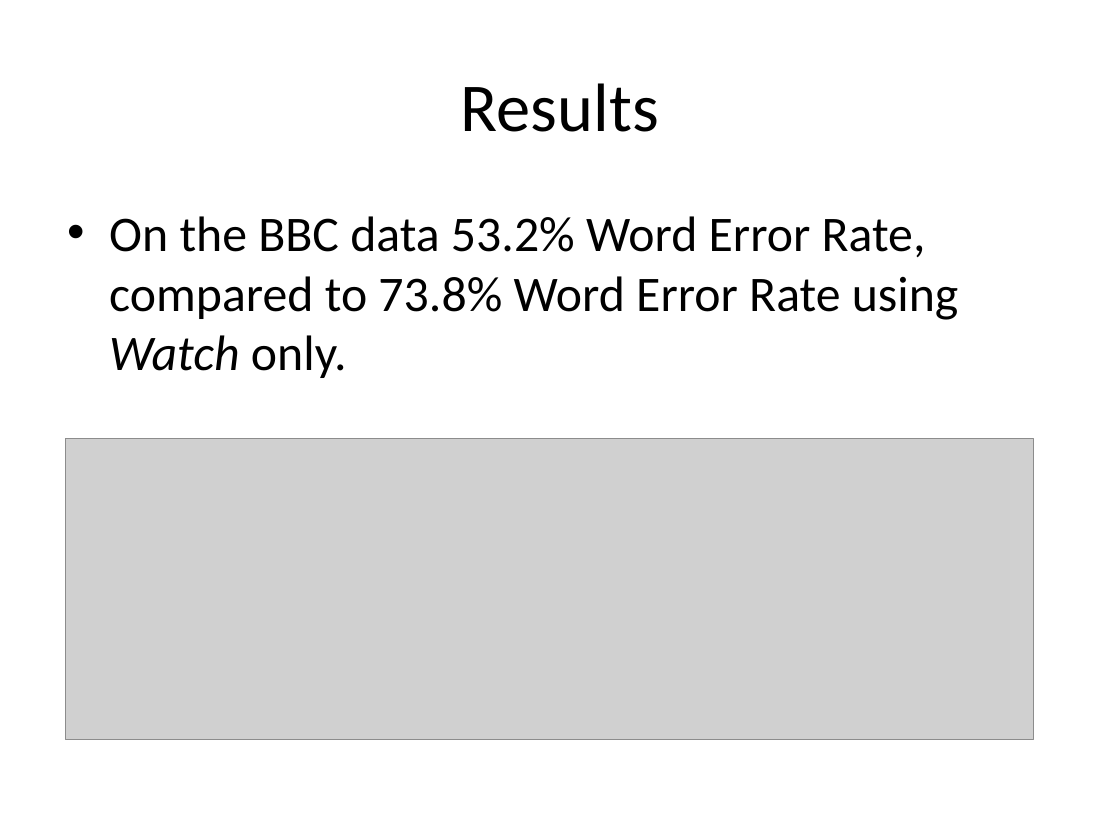
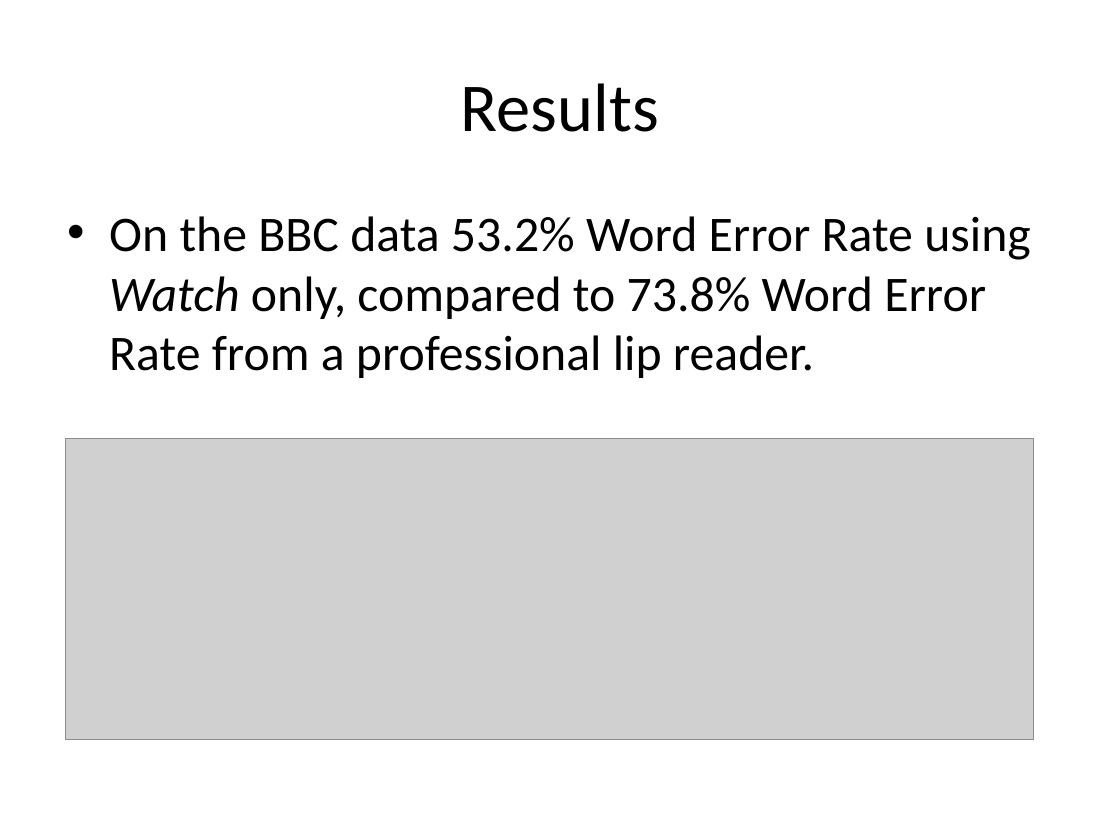
Before and after one commit to michaelwu756/CS35L, a slide deck: slide 11 of hw10/presentation.pptx. Drawn at 1120x840 pixels with LibreOffice and Linux fonts; fonts in the diff are those of the drawing; grey boxes stand for pictures. Boxes give left, top, right and bottom in pixels: in the first picture for what was removed or moved away, otherwise in the second. Text is boxed around its words. In the diff, an @@ line names an element or a change of style, - is before the commit and + after.

```diff
--- a/hw10/presentation.pptx
+++ b/hw10/presentation.pptx
@@ text at [109,216,1031,378]: text changed @@
-• On the BBC data 53.2% Word Error Rate, compared to 73.8% Word Error Rate using Watch only.
+• On the BBC data 53.2% Word Error Rate using Watch only, compared to 73.8% Word Error Rate from a professional lip reader.
```
Also in this commit, not shown: 3 other slides changed.
